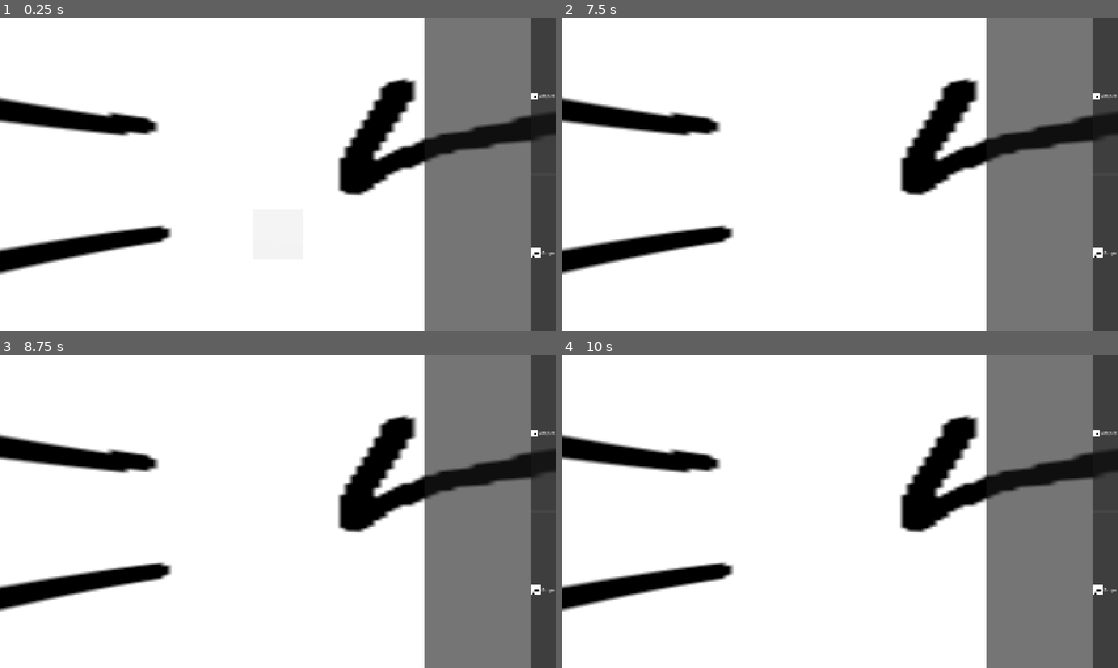
Above: before the commit, frames 1-4 (two rows, left to right).
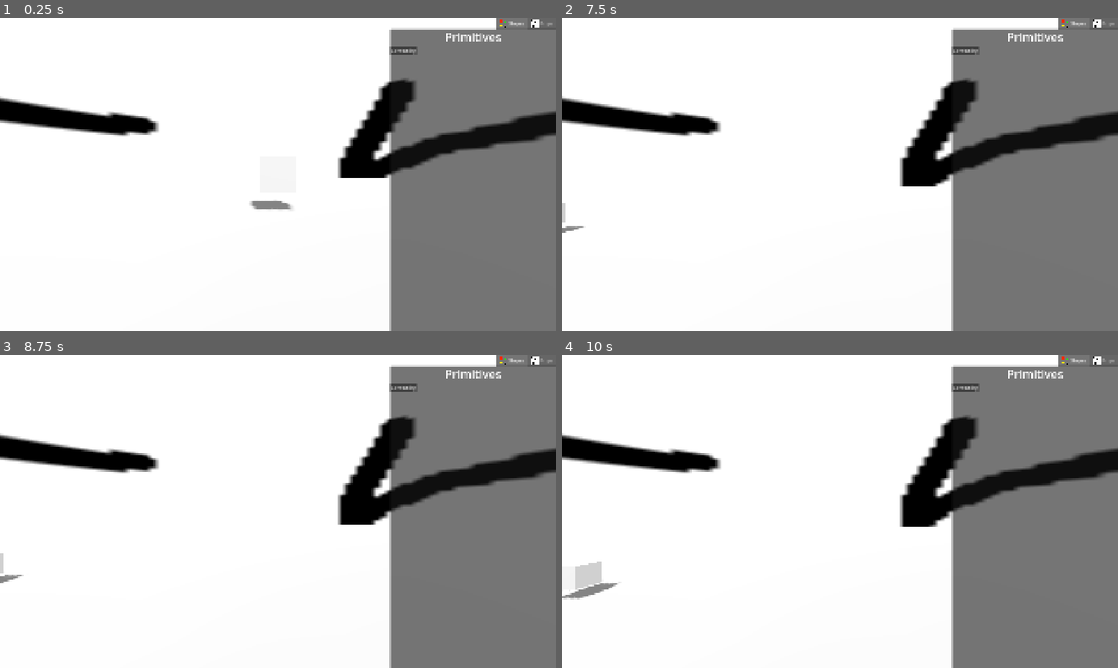
Above: after the commit, the same moments.

Repository: JAGamer001/Worldbuilder
Game: Godot game, scene res://scenes/world.tscn
Same seed, same stepped clock (60 frames per second), same inputs: the game is played once before the commit and once after it.
Inputs (mouse positions are in pixels of both pictures, inside the frame that each line leads up to):
- Up to frame 1 (0.25 s): no input
- Up to frame 2 (7.5 s): click "Shapes" (after the commit: "Something") at 0.5 s; click (1106, 252) at 1.25 s, where only the run before the commit has a clickable "Props"; click "Shapes" (after the commit: "Something") at 2 s; click (1106, 252) at 2.75 s, where only the run before the commit has a clickable "Props"; click "Shapes" (after the commit: "Something") at 3.5 s; click (1106, 252) at 4.25 s, where only the run before the commit has a clickable "Props"; tap Enter at 5, 6.5 s; move the mouse to (962, 158) at 5.02 s; hold Middle mouse button (cam_pan) 5.03-5.78 s; right-click (962, 158) at 5.3 s; tap Space (cam_up) at 5.75 s; move the mouse to (728, 190) at 5.77 s; right-click (728, 190) at 5.85 s; tap Middle mouse button (cam_pan) at 6.05 s; move the mouse to (895, 105) at 6.52 s; hold S (cam_back) 6.53-7.28 s; right-click (895, 105) at 6.8 s; move the mouse to (812, 237) at 7.27 s; tap Ctrl (cam_down) at 7.35 s
- Up to frame 3 (8.75 s): tap Middle mouse button (cam_pan) at 7.55 s; tap Space (cam_up) at 8 s; move the mouse to (444, 558) at 8.02 s; hold Shift (cam_fast) from 8.03 s (still down); right-click (444, 558) at 8.3 s
- Up to frame 4 (10 s): tap Enter at 8.75 s; move the mouse to (673, 464) at 8.77 s; release Shift (cam_fast) at 8.78 s; tap W (cam_forward) at 8.85 s; tap Middle mouse button (cam_pan) at 9.05 s; tap Space (cam_up) at 9.5 s; move the mouse to (867, 511) at 9.52 s; hold A (cam_left) from 9.53 s (still down); right-click (867, 511) at 9.8 s

The runs differ from the first frame. In frame 1, 13% of the frame differs, in the area x 0-100%, y 0-100%; in frame 2, 13%; in frame 3, 13%; in frame 4, 13%.

Commit message:
more editor UI changes
- changed main scene to have a ground now
- new editor UI with categories and sections
- a single new icon (hooray)

Diff:
--- a/data/categories.json
+++ b/data/categories.json
@@ -1,10 +1,18 @@
 [
 	{
 		"name":"Shapes",
-		"icon":"test.png"
+		"icon":"icons/shapes.png",
+		"sections":
+			[
+				"Primitives"
+			]
 	},
 	{
 		"name":"Props",
-		"icon":"test.png"
+		"icon":"test.png",
+		"sections":
+			[
+				"Doo doo"
+			]
 	}
 ]
--- /dev/null
+++ b/gui/default.tres
@@ -0,0 +1,3 @@
+[gd_resource type="Theme" format=3 uid="uid://bqeil5ph5qg3v"]
+
+[resource]
--- /dev/null
+++ b/prefabs/camera.tscn
@@ -0,0 +1,11 @@
+[gd_scene format=3 uid="uid://b5wxpoiiefx12"]
+
+[ext_resource type="Script" uid="uid://bcrn4ibwdxb7l" path="res://scripts/camera_rig.gd" id="1_70n02"]
+
+[node name="CameraRig" type="Node3D" unique_id=1290889784]
+script = ExtResource("1_70n02")
+
+[node name="Pitch" type="Node3D" parent="." unique_id=2051301053]
+
+[node name="Camera" type="Camera3D" parent="Pitch" unique_id=1335656224]
+transform = Transform3D(1, 0, 0, 0, 1, 0, 0, 0, 1, 0, 1, 0)
--- a/prefabs/editor_hud.tscn
+++ /dev/null
@@ -1,35 +0,0 @@
-[gd_scene format=3 uid="uid://cv7y1th0xkkyx"]
-
-[ext_resource type="Script" uid="uid://dcy3eflysbgsq" path="res://scripts/editor_hud.gd" id="1_w8j6s"]
-[ext_resource type="PackedScene" uid="uid://k3mebn12fhp1" path="res://prefabs/category_button.tscn" id="2_jqiw0"]
-
-[node name="EditorHUD" type="Control" unique_id=542601307]
-layout_mode = 3
-anchors_preset = 15
-anchor_right = 1.0
-anchor_bottom = 1.0
-grow_horizontal = 2
-grow_vertical = 2
-script = ExtResource("1_w8j6s")
-button_parent = NodePath("Panel/Categories")
-button_scene = ExtResource("2_jqiw0")
-
-[node name="Panel" type="Panel" parent="." unique_id=1787424653]
-layout_mode = 1
-anchors_preset = 11
-anchor_left = 1.0
-anchor_right = 1.0
-anchor_bottom = 1.0
-offset_left = -456.0
-grow_horizontal = 0
-grow_vertical = 2
-
-[node name="Categories" type="VBoxContainer" parent="Panel" unique_id=2141551691]
-layout_mode = 1
-anchors_preset = 11
-anchor_left = 1.0
-anchor_right = 1.0
-anchor_bottom = 1.0
-offset_left = -88.0
-grow_horizontal = 0
-grow_vertical = 2
--- /dev/null
+++ b/prefabs/gui/editor_category.tscn
@@ -0,0 +1,4 @@
+[gd_scene format=3 uid="uid://bpw44jcxdahgd"]
+
+[node name="Category" type="VBoxContainer" unique_id=1647922323]
+metadata/_tab_index = 0
--- /dev/null
+++ b/prefabs/gui/editor_hud.tscn
@@ -0,0 +1,25 @@
+[gd_scene format=3 uid="uid://cv7y1th0xkkyx"]
+
+[ext_resource type="Script" uid="uid://dcy3eflysbgsq" path="res://scripts/editor_hud.gd" id="1_tdmxh"]
+
+[node name="EditorHUD" type="Control" unique_id=542601307]
+layout_mode = 3
+anchors_preset = 15
+anchor_right = 1.0
+anchor_bottom = 1.0
+grow_horizontal = 2
+grow_vertical = 2
+script = ExtResource("1_tdmxh")
+
+[node name="CategoriesList" type="TabContainer" parent="." unique_id=1792499092]
+layout_mode = 1
+anchors_preset = 11
+anchor_left = 1.0
+anchor_right = 1.0
+anchor_bottom = 1.0
+offset_left = -572.0
+grow_horizontal = 0
+grow_vertical = 2
+theme_override_constants/side_margin = 0
+theme_override_constants/icon_max_width = 30
+tab_alignment = 2
--- /dev/null
+++ b/prefabs/gui/editor_section.tscn
@@ -0,0 +1,19 @@
+[gd_scene format=3 uid="uid://cmhxddq4mohjx"]
+
+[node name="Section" type="VBoxContainer" unique_id=1428897295]
+offset_right = 40.0
+offset_bottom = 40.0
+
+[node name="Label" type="Label" parent="." unique_id=788573981]
+layout_mode = 2
+theme_override_font_sizes/font_size = 40
+text = "nullString"
+horizontal_alignment = 1
+
+[node name="GridContainer" type="GridContainer" parent="." unique_id=379136951]
+layout_mode = 2
+columns = 3
+
+[node name="Button" type="Button" parent="GridContainer" unique_id=1458432140]
+layout_mode = 2
+text = "Something"
--- a/scenes/world.tscn
+++ b/scenes/world.tscn
@@ -1,12 +1,8 @@
 [gd_scene format=3 uid="uid://3qcppmcr1ill"]
 
-[ext_resource type="Script" uid="uid://bcrn4ibwdxb7l" path="res://scripts/camera_rig.gd" id="1_4wyf3"]
 [ext_resource type="Texture2D" uid="uid://bink4562bvjys" path="res://textures/test.png" id="1_rwgxs"]
-[ext_resource type="PackedScene" uid="uid://cv7y1th0xkkyx" path="res://prefabs/editor_hud.tscn" id="3_4wyf3"]
-
-[sub_resource type="BoxMesh" id="BoxMesh_nnsk1"]
-
-[sub_resource type="BoxShape3D" id="BoxShape3D_rwgxs"]
+[ext_resource type="PackedScene" uid="uid://b5wxpoiiefx12" path="res://prefabs/camera.tscn" id="2_4wyf3"]
+[ext_resource type="PackedScene" uid="uid://cv7y1th0xkkyx" path="res://prefabs/gui/editor_hud.tscn" id="3_4wyf3"]
 
 [sub_resource type="PanoramaSkyMaterial" id="PanoramaSkyMaterial_hylyb"]
 panorama = ExtResource("1_rwgxs")
@@ -20,13 +16,23 @@
 ambient_light_source = 3
 ssao_enabled = true
 
+[sub_resource type="BoxMesh" id="BoxMesh_nnsk1"]
+
+[sub_resource type="BoxShape3D" id="BoxShape3D_rwgxs"]
+
+[sub_resource type="PlaneMesh" id="PlaneMesh_k0juu"]
+
+[sub_resource type="BoxShape3D" id="BoxShape3D_4wyf3"]
+size = Vector3(2, 0, 2)
+
 [node name="World" type="Node3D" unique_id=1889521288]
 
-[node name="GridMap" type="GridMap" parent="." unique_id=592759750]
-cell_size = Vector3(1, 1, 1)
+[node name="Enviro" type="WorldEnvironment" parent="." unique_id=293082365]
+environment = SubResource("Environment_nnsk1")
 
 [node name="TestCube" type="StaticBody3D" parent="." unique_id=1247924053]
-transform = Transform3D(1, 0, 0, 0, 1, 0, 0, 0, 1, 0, -1.1790805, -4.5066304)
+transform = Transform3D(1, 0, 0, 0, 1, 0, 0, 0, 1, 0, 1, -6)
+metadata/_edit_group_ = true
 
 [node name="Mesh" type="MeshInstance3D" parent="TestCube" unique_id=1566496953]
 mesh = SubResource("BoxMesh_nnsk1")
@@ -34,20 +40,23 @@
 [node name="Collider" type="CollisionShape3D" parent="TestCube" unique_id=405160480]
 shape = SubResource("BoxShape3D_rwgxs")
 
-[node name="WorldEnvironment" type="WorldEnvironment" parent="." unique_id=293082365]
-environment = SubResource("Environment_nnsk1")
-
 [node name="Sun" type="DirectionalLight3D" parent="." unique_id=2053929537]
 transform = Transform3D(0.8855721, -0.39120722, 0.25043768, 0.13266398, 0.7297102, 0.6707632, -0.4451544, -0.5607851, 0.69811004, 0, 0, 0)
 shadow_enabled = true
+shadow_blur = 0.0
+directional_shadow_blend_splits = true
 
-[node name="CameraRig" type="Node3D" parent="." unique_id=519852097]
-script = ExtResource("1_4wyf3")
-
-[node name="Pitch" type="Node3D" parent="CameraRig" unique_id=234674788]
-
-[node name="Camera3D" type="Camera3D" parent="CameraRig/Pitch" unique_id=2139165215]
+[node name="Cam" parent="." unique_id=1290889784 instance=ExtResource("2_4wyf3")]
 
 [node name="GUI" type="CanvasLayer" parent="." unique_id=1378368865]
 
 [node name="EditorHUD" parent="GUI" unique_id=542601307 instance=ExtResource("3_4wyf3")]
+
+[node name="StaticBody3D" type="StaticBody3D" parent="." unique_id=2011713363]
+transform = Transform3D(50, 0, 0, 0, 1, 0, 0, 0, 50, 0, 0, 0)
+
+[node name="MeshInstance3D" type="MeshInstance3D" parent="StaticBody3D" unique_id=50210092]
+mesh = SubResource("PlaneMesh_k0juu")
+
+[node name="CollisionShape3D" type="CollisionShape3D" parent="StaticBody3D" unique_id=1736333466]
+shape = SubResource("BoxShape3D_4wyf3")
--- a/scripts/camera_rig.gd
+++ b/scripts/camera_rig.gd
@@ -14,19 +14,19 @@
 
 func _input(event):
 	if event is InputEventMouseMotion:
-		var scale = get_mouse_scale_factor()
+		var mScale = get_mouse_scale_factor()
 
 		# rotation
 		if Input.is_action_pressed("cam_rotate"):
-			rotate_y(-event.relative.x * rotate_sensitivity * scale)
-			pitch.rotation.x -= event.relative.y * rotate_sensitivity * scale
+			rotate_y(-event.relative.x * rotate_sensitivity * mScale)
+			pitch.rotation.x -= event.relative.y * rotate_sensitivity * mScale
 			pitch.rotation.x = clamp(pitch.rotation.x, deg_to_rad(-89), deg_to_rad(89))
 
 		# pan
 		if Input.is_action_pressed("cam_pan"):
 			var right = global_transform.basis.x
 			var up = pitch.global_transform.basis.y
-			global_position += (-right * event.relative.x + up * event.relative.y) * pan_sensitivity * scale
+			global_position += (-right * event.relative.x + up * event.relative.y) * pan_sensitivity * mScale
 
 
 func _process(delta):
--- a/scripts/editor_hud.gd
+++ b/scripts/editor_hud.gd
@@ -1,10 +1,14 @@
 extends Control
 
-@export var category_path := "res://data/categories.json"
-@export var button_parent: NodePath
-@export var button_scene: PackedScene
+var category_path := "res://data/categories.json"
+var tab_countainer: NodePath = "CategoriesList"
+var category_scene: PackedScene = preload("res://prefabs/gui/editor_category.tscn")
+var section_scene: PackedScene = preload("res://prefabs/gui/editor_section.tscn")
 
 func _ready() -> void:
+	category_setup()
+
+func category_setup():
 	var file := FileAccess.open(category_path, FileAccess.READ)
 
 	var json := JSON.new()
@@ -18,22 +22,23 @@
 		return
 
 	var categories = json.data
-
-	var parent := get_node_or_null(button_parent)
+	var parent := get_node(tab_countainer)
 
 	for category in categories:
-		if not category is Dictionary:
-			continue
-
-		var button := button_scene.instantiate() as Button
-
-		if button == null:
-			continue
-
-		button.text = str(category.get("name", "Unnamed"))
+		var tab := category_scene.instantiate()
+		tab.name = str(category.get("name", "nullString"))
 
 		var icon_file = "res://textures/" + category.get("icon", "")
-		if ResourceLoader.exists(icon_file):
-			button.icon = load(icon_file)
+		parent.add_child(tab)
+		parent.set_tab_icon(parent.get_tab_count() - 1, load(icon_file))
 
-		parent.add_child(button)
+		var sections = category.get("sections", [])
+
+		for data in sections:
+			var section := section_scene.instantiate()
+
+			section.name = data
+			tab.add_child(section)
+
+			var section_label := section.get_node("Label")
+			section_label.text = data
Binary file added: textures/icons/shapes.png
Not shown, added: textures/icons/shapes.png.import
